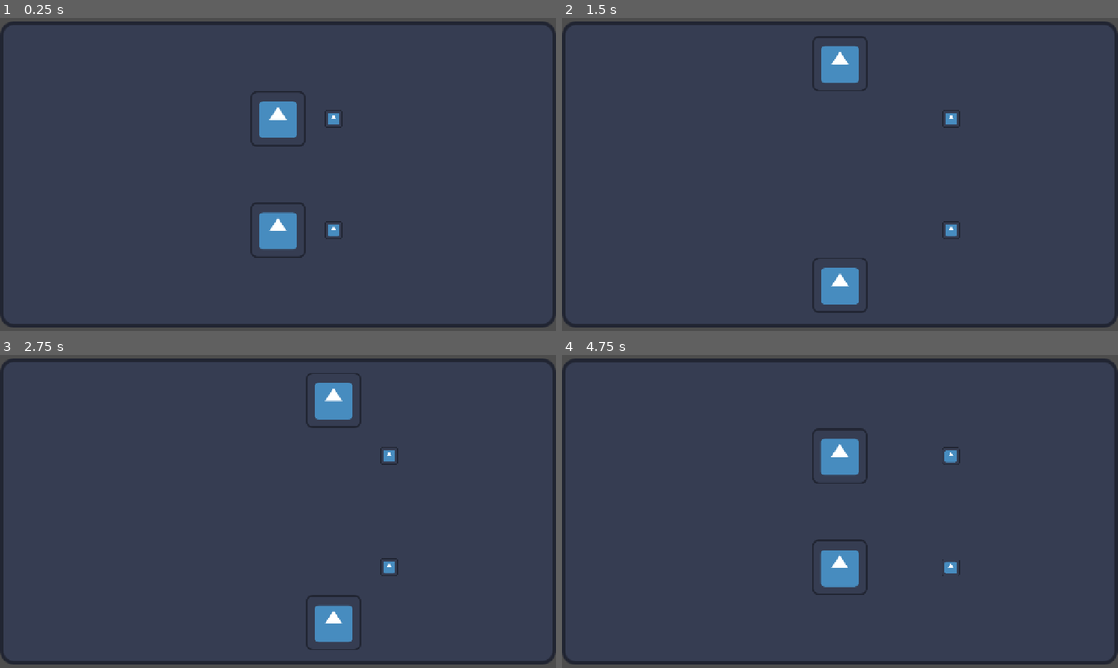
Above: before the commit, frames 1-4 (two rows, left to right).
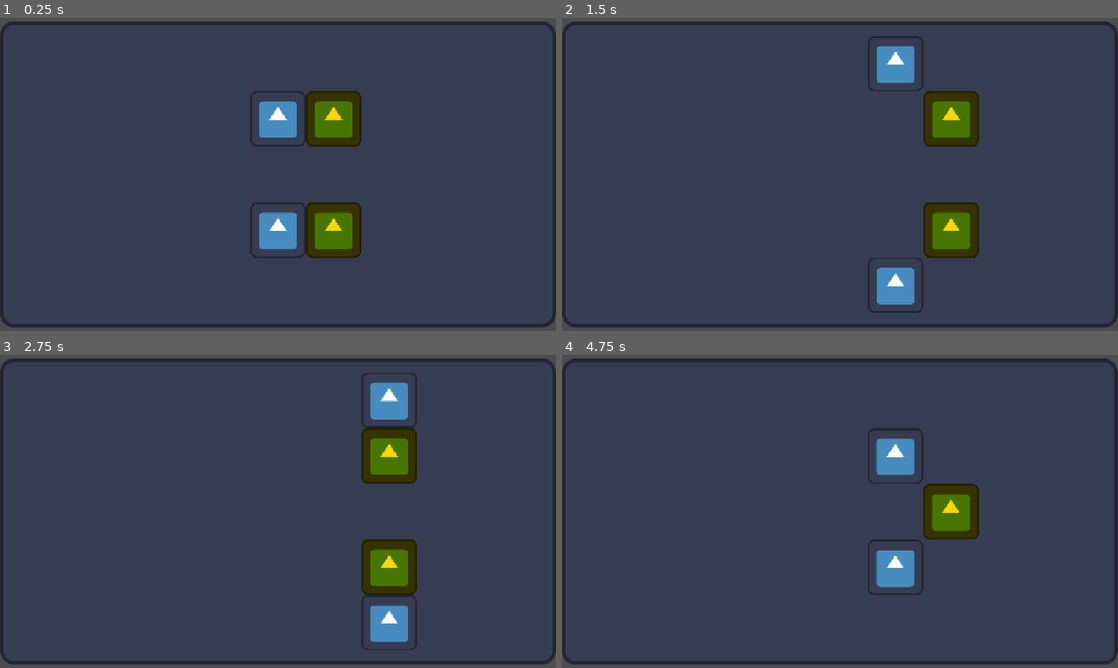
Above: after the commit, the same moments.

Repository: Vlad-935/Reflective-Trust
Game: Godot game, scene res://scenes/root.tscn
The game is run twice, just before and just after one commit, with the same random seed, the same clock (stepped at 60 frames per second) and the same inputs. The engine's default icon, where the game draws it, is replaced by a stand-in: a white triangle on a blue panel in a dark square.
Inputs:
- Up to frame 1 (0.25 s): no input
- Up to frame 2 (1.5 s): tap Enter (ui_accept) at 0.5, 0.77 s; hold D (move right) 0.53-1.28 s; hold S (move down) from 1.28 s (still down)
- Up to frame 3 (2.75 s): tap Enter (ui_accept) at 1.52 s; release S (move down) at 2.03 s; hold D (move right) from 2.03 s (still down)
- Up to frame 4 (4.75 s): tap Enter (ui_accept) at 2.75, 3.02, 3.77, 4.52 s; release D (move right) at 2.78 s; hold W (move up) 2.78-3.53 s; hold A (move left) from 3.53 s (still down)

The runs differ from the first frame. In frame 1, 3.5% of the frame differs, in the area x 55-65%, y 23-77%; in frame 2, 7.4%, in the area x 45-75%, y 5-95%; in frame 3, 7.4%; in frame 4, 6.0%.

Commit message:
Add pushable objects and raycast collision logic

Diff:
--- a/reflective-trust/project.godot
+++ b/reflective-trust/project.godot
@@ -21,6 +21,10 @@
 window/size/viewport_height=720
 window/stretch/mode="canvas_items"
 window/stretch/aspect="expand"
+
+[global_group]
+
+wall=""
 
 [input]
 
--- a/reflective-trust/scenes/Levels/level_1.tscn
+++ b/reflective-trust/scenes/Levels/level_1.tscn
@@ -107,4 +107,3 @@
 [node name="Objects" type="Node2D" parent="." unique_id=840091501]
 
 [node name="Moveable_Object" parent="Objects" unique_id=1409220653 instance=ExtResource("2_3ydyl")]
-position = Vector2(-72, 0)
--- a/reflective-trust/scenes/moveable_object.tscn
+++ b/reflective-trust/scenes/moveable_object.tscn
@@ -4,18 +4,31 @@
 [ext_resource type="Script" uid="uid://d0ow13ofspu1h" path="res://scripts/moveable_object.gd" id="1_sbsyn"]
 
 [sub_resource type="RectangleShape2D" id="RectangleShape2D_ijygm"]
+size = Vector2(64, 64)
 
-[node name="Moveable_Object" type="StaticBody2D" unique_id=1409220653]
+[sub_resource type="RectangleShape2D" id="RectangleShape2D_hjf4h"]
+size = Vector2(32, 32)
+
+[node name="Moveable_Object" type="StaticBody2D" unique_id=1409220653 groups=["moveable"]]
 collision_layer = 4
-collision_mask = 7
+collision_mask = 3
 script = ExtResource("1_sbsyn")
 
 [node name="Sprite2D" type="Sprite2D" parent="." unique_id=1984777450]
-scale = Vector2(0.15625, 0.15625)
+modulate = Color(1, 0.84313726, 0, 1)
+scale = Vector2(0.5, 0.5)
 texture = ExtResource("1_fygij")
 
-[node name="CollisionShape2D" type="CollisionShape2D" parent="." unique_id=1523430818 groups=["moveable_object"]]
+[node name="CollisionShape2D" type="CollisionShape2D" parent="." unique_id=1523430818]
 shape = SubResource("RectangleShape2D_ijygm")
+
+[node name="Area2D" type="Area2D" parent="." unique_id=1585686691]
+collision_layer = 4
+collision_mask = 3
+
+[node name="CollisionShape2D" type="CollisionShape2D" parent="Area2D" unique_id=1167184355]
+shape = SubResource("RectangleShape2D_hjf4h")
+debug_color = Color(0.85772455, 0.30770534, 0.51397455, 0.41960785)
 
 [node name="Raycasts" type="Node2D" parent="." unique_id=2044226716]
 
--- a/reflective-trust/scenes/player.tscn
+++ b/reflective-trust/scenes/player.tscn
@@ -46,16 +46,16 @@
 
 [node name="Right" type="RayCast2D" parent="Raycasts" unique_id=1950724600]
 target_position = Vector2(-45, 0)
-collision_mask = 2
+collision_mask = 6
 
 [node name="Left" type="RayCast2D" parent="Raycasts" unique_id=545073950]
 target_position = Vector2(45, 0)
-collision_mask = 2
+collision_mask = 6
 
 [node name="Up" type="RayCast2D" parent="Raycasts" unique_id=2107187331]
 target_position = Vector2(0, -45)
-collision_mask = 2
+collision_mask = 6
 
 [node name="Down" type="RayCast2D" parent="Raycasts" unique_id=1734095747]
 target_position = Vector2(0, 45)
-collision_mask = 2
+collision_mask = 6
--- a/reflective-trust/scripts/moveable_object.gd
+++ b/reflective-trust/scripts/moveable_object.gd
@@ -1,7 +1,9 @@
 extends StaticBody2D
 
+const INITIAL_POSITION = Vector2(64, 64)
+
 const STEP = 64
-var INITIAL_POSITION = Vector2(64, 64)
+const MOVE_DURATION = 0.3
 
 var is_moving: bool = false
 
@@ -9,9 +11,10 @@
 var move_multiplier: Vector2 = Vector2(1,1)
 
 # Nodes
-@onready var Root: Node2D = get_parent().get_parent()
+@onready var Root: Node2D = get_parent().get_parent().get_parent()
 
-@onready var Player: CharacterBody2D = Root.get_parent().get_node("Player")
+@onready var Player: CharacterBody2D = Root.get_node("Player")
+@onready var Sprite: Sprite2D = $Sprite2D
 
 # Called when the node enters the scene tree for the first time.
 func _ready() -> void:
@@ -20,49 +23,24 @@
 
 # Called every frame. 'delta' is the elapsed time since the previous frame.
 func _process(_delta: float) -> void:
-	if Player.direction == Vector2.ZERO:
-		is_moving = false
+	pass
 
-	if is_moving:
-		return
+func try_move(distance):
+	var space_state = get_world_2d().direct_space_state
+	var collider: Area2D = $Area2D
+	var shape = $Area2D/CollisionShape2D.shape
 
-	var collision_direction = _get_collisions()
+	var query = PhysicsShapeQueryParameters2D.new()
+	query.shape = shape
+	query.transform = Transform2D(0, global_position + distance)
+	query.collision_mask = collider.collision_mask
 
-	if (
-		collision_direction["Right"][0] == "player" and not collision_direction["Left"][0] == "wall"
-		and Player.direction == Vector2(-1,0)
-	):
-		is_moving = true
+	var result = space_state.intersect_shape(query)
+	return result.is_empty()
 
-	elif (
-		collision_direction["Left"][0] == "player" and not collision_direction["Right"][0] == "wall"
-		and Player.direction == Vector2(1,0)
-	):
-		is_moving = true
+func move_object(distance):
+	global_position += distance
+	Sprite.global_position -= distance
 
-	elif (
-		collision_direction["Up"][0] == "player" and not collision_direction["Down"][0] == "wall"
-		and Player.direction == Vector2(0,1)
-	):
-		is_moving = true
-
-	elif (collision_direction["Down"][0] == "player" and not collision_direction["Up"][0] == "wall"
-		and Player.direction == Vector2(0,-1)
-	):
-		is_moving = true
-
-	if is_moving:
-		position += Player.direction * STEP * move_multiplier
-
-func _get_collisions():
-	var collision_direction: Dictionary[String, Array] = {"Right": [""], "Left": [""], "Up": [""], "Down": [""]}
-
-	var Raycasts: Node2D = get_node("Raycasts")
-	for raycast in Raycasts.get_children():
-		var collision: Array = ["none"]
-		if raycast.is_colliding():
-			collision = raycast.get_collider().get_groups()
-
-		collision_direction[raycast.name] = collision
-
-	return collision_direction
+	var tween = create_tween()
+	tween.tween_property(Sprite, "global_position", self.global_position, MOVE_DURATION).set_trans(Tween.TRANS_EXPO).set_ease(Tween.EASE_OUT)
--- a/reflective-trust/scripts/player_movement.gd
+++ b/reflective-trust/scripts/player_movement.gd
@@ -18,7 +18,8 @@
 func _physics_process(_delta: float) -> void:
 	_get_direction()
 
-	_move_player()
+	_get_collisions()
+	_move()
 
 
 func _player_setup():
@@ -32,27 +33,40 @@
 
 
 func _get_direction():
-	if Input.is_action_just_pressed("move left") and not $Raycasts/Right.is_colliding():
+	if Input.is_action_just_pressed("move left"):
 		direction = Vector2(-1,0)
-	elif Input.is_action_just_pressed("move right") and not $Raycasts/Left.is_colliding():
+	elif Input.is_action_just_pressed("move right"):
 		direction = Vector2(1,0)
-	elif Input.is_action_just_pressed("move up") and not $Raycasts/Up.is_colliding():
+	elif Input.is_action_just_pressed("move up"):
 		direction = Vector2(0,-1)
-	elif Input.is_action_just_pressed("move down") and not $Raycasts/Down.is_colliding():
+	elif Input.is_action_just_pressed("move down"):
 		direction = Vector2(0,1)
 	else:
 		direction = Vector2.ZERO
 
-func _move_player():
+func _move():
 	if direction == Vector2.ZERO:
 		return
 
 	var distance = direction * STEP * move_multiplier
-	if not _check_can_move(distance):
-		return
 
-	last_position = position
+	var collisions = _get_collisions()
+	if collisions[direction] != null:
+		var object = collisions[direction]
 
+		if object.is_in_group("moveable") and object.try_move(distance):
+			object.move_object(distance)
+
+		else:
+			return
+
+		if object.is_in_group("wall"):
+			return
+
+	_move_player(distance)
+
+
+func _move_player(distance):
 	global_position += distance
 	Sprite.global_position -= distance
 
@@ -60,15 +74,16 @@
 	tween.tween_property(Sprite, "global_position", self.global_position, MOVE_DURATION).set_trans(Tween.TRANS_EXPO).set_ease(Tween.EASE_OUT)
 
 
-func _check_can_move(distance):
-	var space_state = get_world_2d().direct_space_state
-	var collider: Area2D = get_node("Area2D")
-	var shape = collider.get_node("CollisionShape2D").shape
+func _get_collisions():
+	var collisions: Dictionary[Vector2, Node2D] = {Vector2(1,0): null, Vector2(-1,0): null, Vector2(0,-1): null, Vector2(0,1): null}
 
-	var query = PhysicsShapeQueryParameters2D.new()
-	query.shape = shape
-	query.transform = Transform2D(0, global_position + distance)
-	query.collision_mask = collider.collision_mask
+	var Raycasts: Node2D = get_node("Raycasts")
+	for raycast in Raycasts.get_children():
+		var collision: Node2D = null
+		if raycast.is_colliding():
+			collision = raycast.get_collider()
 
-	var result = space_state.intersect_shape(query)
-	return result.is_empty()
+		var raycast_direction = raycast.target_position.normalized() * move_multiplier
+		collisions[raycast_direction] = collision
+
+	return collisions
